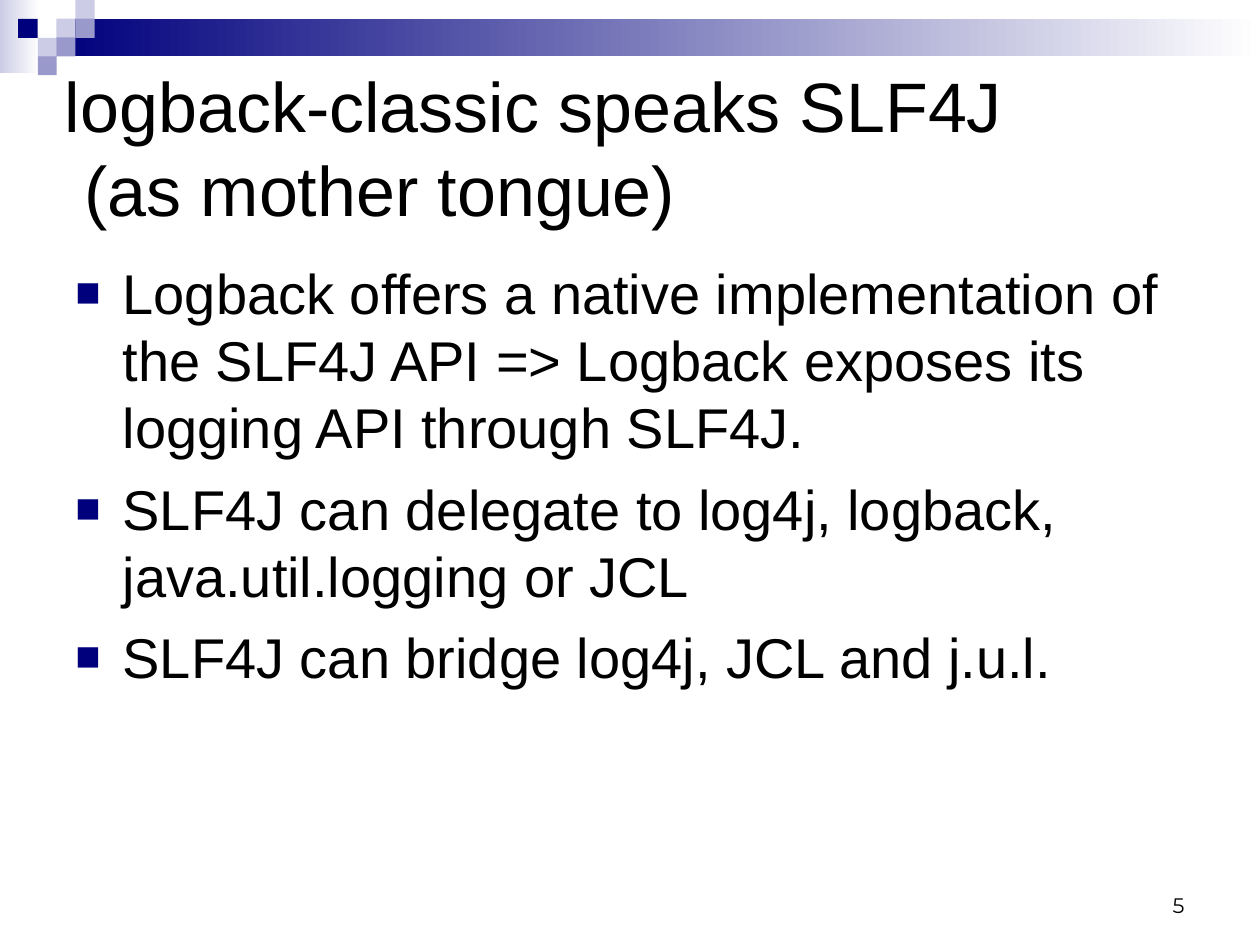
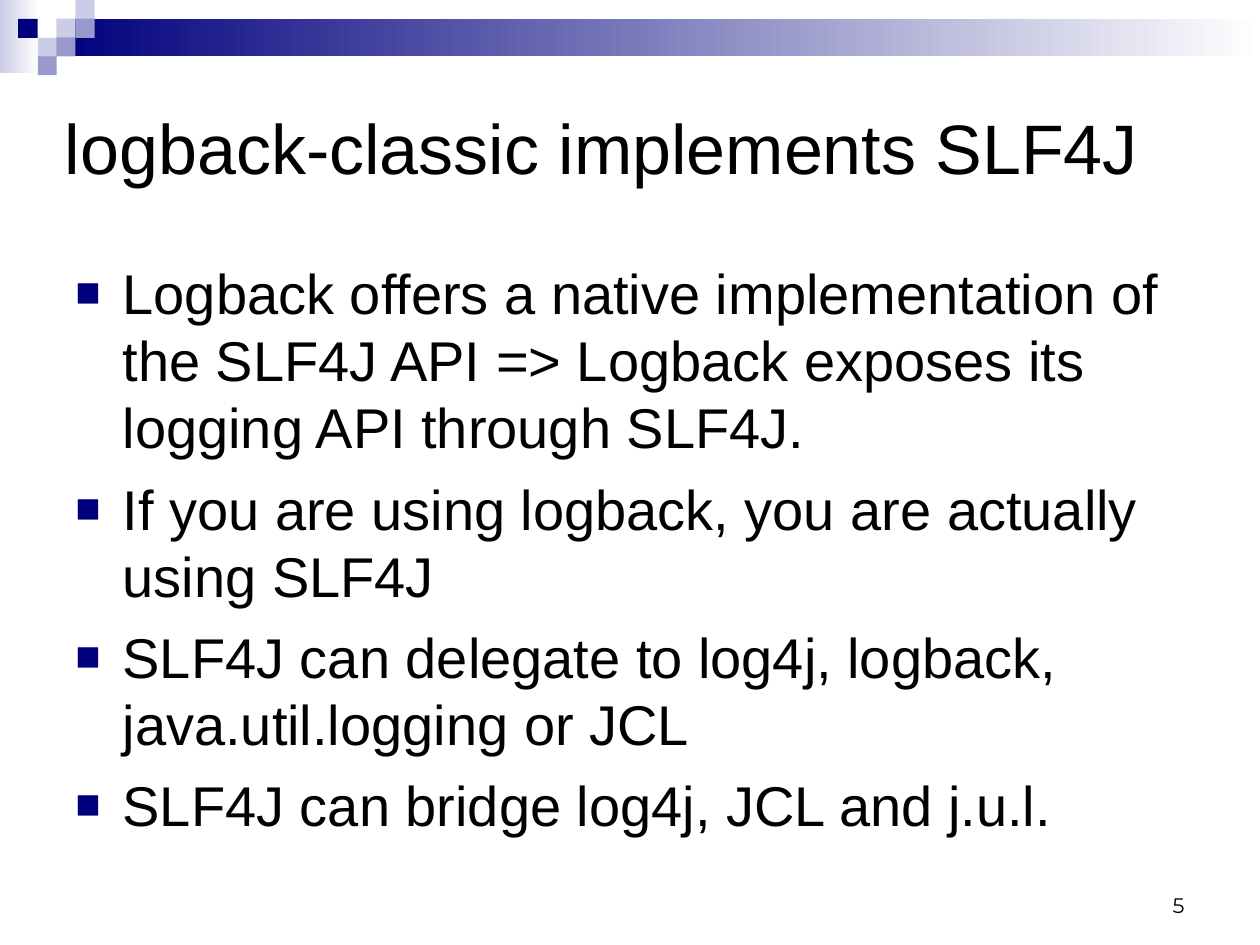
Before and after one commit to qos-ch/logback, a slide deck: slide 5 of logback-site/src/site/resources/logback.ppt. Drawn at 1260x945 pixels with LibreOffice and Linux fonts; fonts in the diff are those of the drawing. Boxes give left, top, right and bottom in pixels: in the first picture for what was removed or moved away, otherwise in the second. Text is boxed around its words. In the diff, an @@ line names an element or a change of style, - is before the commit and + after.

Commit message:
updated to the logback presentation

```diff
--- a/logback-site/src/site/resources/logback.ppt
+++ b/logback-site/src/site/resources/logback.ppt
@@ title at (65,123,1138,188): text changed @@
-logback-classic speaks SLF4J
-(as mother tongue)
+logback-classic implements SLF4J
@@ text at (123,489,1137,608): paragraph added @@
+■ If you are using logback, you are actually using SLF4J
```
Also in this commit, not shown: 3 other slides changed, 2 slides added.
